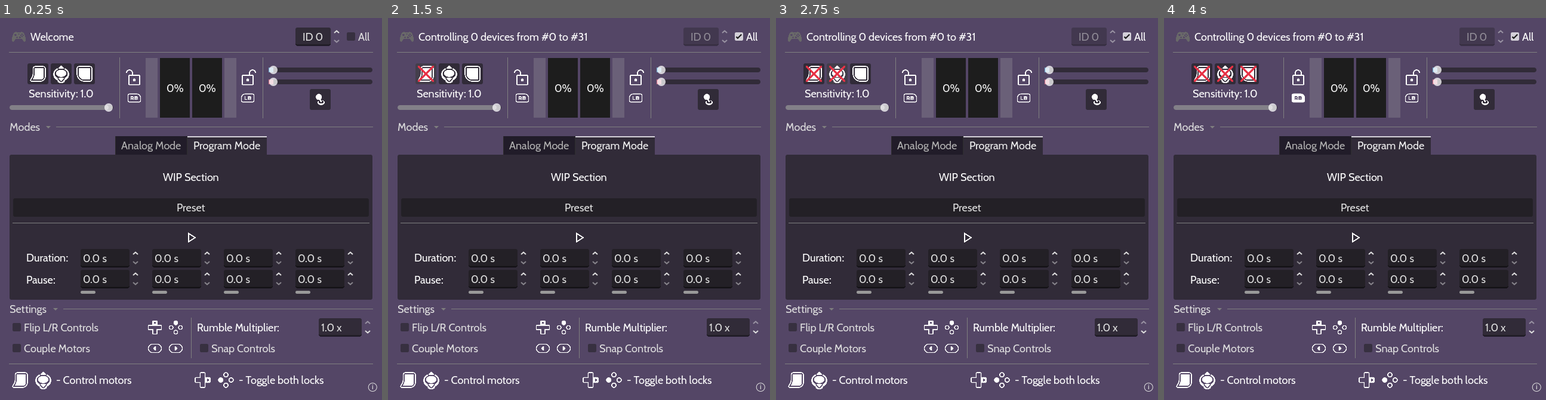
Above: before the commit, frames 1-4 (left to right).
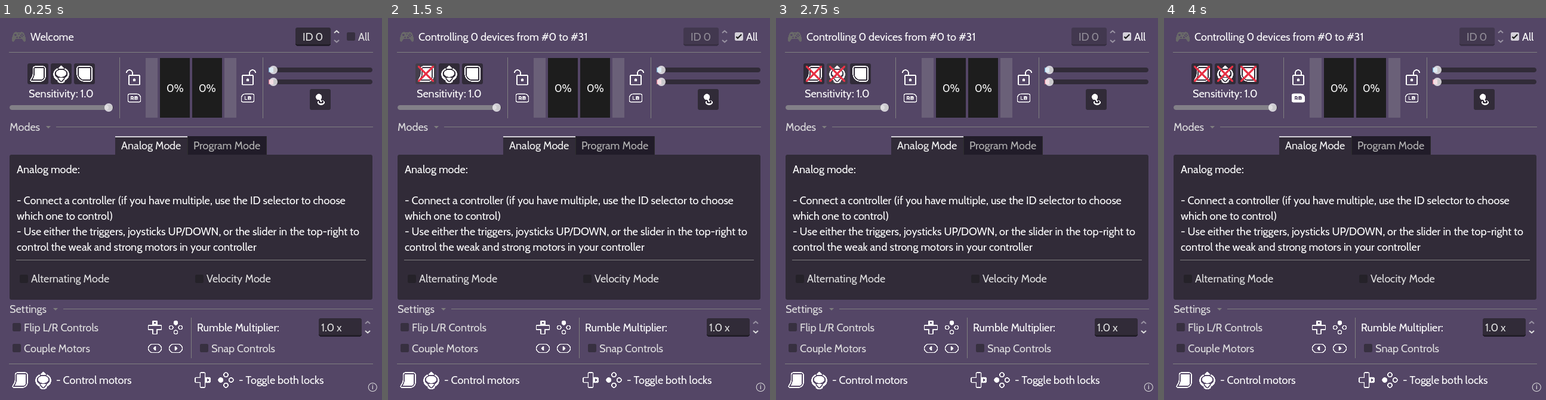
Above: after the commit, the same moments.

Repository: leosefcik/controller-rumble-tool
Game: Godot game, scene res://main.tscn
Two runs of this game, one before a commit and one after it. Both use one fixed random seed, a clock stepped at 60 frames per second and the inputs below.
Inputs (mouse positions are in pixels of both pictures, inside the frame that each line leads up to):
- Up to frame 1 (0.25 s): no input
- Up to frame 2 (1.5 s): click "All" at 0.5 s; click (426, 75) at 1.25 s
- Up to frame 3 (2.75 s): click (837, 75) at 2 s
- Up to frame 4 (4 s): click (1248, 75) at 2.75 s; click (1297, 86) at 3.5 s

The runs differ from the first frame. In frame 1, 4.8% of the frame differs, in the area x 3-97%, y 30-73%; in frame 2, 4.8%; in frame 3, 4.8%; in frame 4, 4.8%.

Commit message:
big moving phase 1
moved global settings to its autoload, made scripts for what will be separated behaviors

Diff:
--- a/main.gd
+++ b/main.gd
@@ -15,21 +15,6 @@
 
 @export var MOUSE_STICKY_GLYPH: CompressedTexture2D
 @export var MOUSE_SNAP_GLPYH: CompressedTexture2D
-
-var controller_id := 0
-var controller_name := "Empty"
-var control_all_ids := false
-const CONTROLLER_ID_RANGE = 32 # an arbitrarily hardcoded amount of max controllers
-
-var rumble_multiplier := 1.0
-var flipped := false
-var coupled := false
-var incremented := false
-
-var trigger_enabled := true
-var joystick_enabled := true
-var shoulder_enabled := true
-var control_sensitivty := 1.0
 
 var mouse_sticky_enabled := false
 
@@ -102,7 +87,7 @@
 	var right_joy_mag := 0.0
 	var right_trigger_mag := 0.0
 
-	if joystick_enabled:
+	if Settings.joystick_enabled:
 		left_joy_mag = maxf(
 		Input.get_action_strength("increase_rumble_left"),
 		Input.get_action_strength("decrease_rumble_left")
@@ -112,20 +97,20 @@
 		Input.get_action_strength("decrease_rumble_right")
 		)
 
-	if trigger_enabled:
+	if Settings.trigger_enabled:
 		left_trigger_mag = Input.get_action_strength("increase_rumble_trigger_left")
 		right_trigger_mag = Input.get_action_strength("increase_rumble_trigger_right")
 
 	# Gets bigger of either joy/trigger, divs by sensitivity and caps it to 1.0
-	var left_magnitude := minf(maxf(left_joy_mag, left_trigger_mag) / control_sensitivty, 1.0)
-	var right_magnitude := minf(maxf(right_joy_mag, right_trigger_mag) / control_sensitivty, 1.0)
+	var left_magnitude := minf(maxf(left_joy_mag, left_trigger_mag) / Settings.control_sensitivty, 1.0)
+	var right_magnitude := minf(maxf(right_joy_mag, right_trigger_mag) / Settings.control_sensitivty, 1.0)
 
 	# Mapping the controls
-	if coupled:
+	if Settings.coupled:
 		var combined_desired := maxf(left_magnitude, right_magnitude)
 		weak_desired = combined_desired
 		strong_desired = combined_desired
-	elif not flipped:
+	elif not Settings.flipped:
 		weak_desired = left_magnitude
 		strong_desired = right_magnitude
 	else:
@@ -135,7 +120,7 @@
 	weak_desired = maxf(weak_desired, %WeakSlider.value)
 	strong_desired = maxf(strong_desired, %StrongSlider.value)
 
-	if incremented:
+	if Settings.incremented:
 		strong_desired = snappedf(strong_desired, 0.1)
 		weak_desired = snappedf(weak_desired, 0.1)
 
@@ -159,9 +144,9 @@
 	var fix := _get_fix_multiplier()
 
 	# Regular vs. "All" mode
-	if not control_all_ids: _continuous_vibration(controller_id, fix)
-	else:
-		for i in range(CONTROLLER_ID_RANGE):
+	if not Settings.control_all_ids: _continuous_vibration(Settings.controller_id, fix)
+	else:
+		for i in range(Settings.CONTROLLER_ID_RANGE):
 			_continuous_vibration(i, fix)
 
 	# Alternating mode check - readies hit_zero check if motors in use
@@ -174,8 +159,8 @@
 func _continuous_vibration(id: int, fix: float) -> void:
 	Input.start_joy_vibration(
 		id,
-		weak_power * rumble_multiplier * fix,
-		strong_power * rumble_multiplier * fix,
+		weak_power * Settings.rumble_multiplier * fix,
+		strong_power * Settings.rumble_multiplier * fix,
 		0.0)
 
 # Every 2 seconds of _process, make the current frame a fix frame
@@ -199,14 +184,14 @@
 	%StrongLock.texture = LOCK_ICON if strong_locked else UNLOCK_ICON
 
 	if not weak_locked:
-		%WeakLockGlyph.texture = LB_OFF_GLYPH if not flipped else RB_OFF_GLYPH
-	else:
-		%WeakLockGlyph.texture = LB_ON_GLYPH if not flipped else RB_ON_GLYPH
+		%WeakLockGlyph.texture = LB_OFF_GLYPH if not Settings.flipped else RB_OFF_GLYPH
+	else:
+		%WeakLockGlyph.texture = LB_ON_GLYPH if not Settings.flipped else RB_ON_GLYPH
 
 	if not strong_locked:
-		%StrongLockGlyph.texture = RB_OFF_GLYPH if not flipped else LB_OFF_GLYPH
-	else:
-		%StrongLockGlyph.texture = RB_ON_GLYPH if not flipped else LB_ON_GLYPH
+		%StrongLockGlyph.texture = RB_OFF_GLYPH if not Settings.flipped else LB_OFF_GLYPH
+	else:
+		%StrongLockGlyph.texture = RB_ON_GLYPH if not Settings.flipped else LB_ON_GLYPH
 
 	# Disabled after changing the controls
 	#%FlipControlsGlyph.texture = SELECT_OFF_GLYPH if not flipped else SELECT_ON_GLYPH
@@ -233,17 +218,17 @@
 		%FlipControls.button_pressed = !%FlipControls.button_pressed
 
 	elif event.is_action_pressed("lock_rumble_left"):
-		if not shoulder_enabled: return
-
-		if coupled: _toggle_locks(1,1)
-		elif not flipped: _toggle_locks(1,0)
+		if not Settings.shoulder_enabled: return
+
+		if Settings.coupled: _toggle_locks(1,1)
+		elif not Settings.flipped: _toggle_locks(1,0)
 		else: _toggle_locks(0,1)
 
 	elif event.is_action_pressed("lock_rumble_right"):
-		if not shoulder_enabled: return
-
-		if coupled: _toggle_locks(1,1)
-		elif not flipped: _toggle_locks(0,1)
+		if not Settings.shoulder_enabled: return
+
+		if Settings.coupled: _toggle_locks(1,1)
+		elif not Settings.flipped: _toggle_locks(0,1)
 		else: _toggle_locks(1,0)
 
 	elif event.is_action_pressed("lock_both_rumbles"):
@@ -262,22 +247,22 @@
 
 # Checks for controller name every 0.5 seconds
 func _on_controller_check_timer_timeout() -> void:
-	if not control_all_ids:
-		var current_controller_name := Input.get_joy_name(controller_id)
-		if current_controller_name != controller_name:
-			controller_name = current_controller_name
-
-			if not controller_name:
-				%NameLabel.text = "No device detected on ID #" + str(controller_id)
-				if controller_id != 0: %NameLabel.text += " (try #0)"
+	if not Settings.control_all_ids:
+		var current_controller_name := Input.get_joy_name(Settings.controller_id)
+		if current_controller_name != Settings.controller_name:
+			Settings.controller_name = current_controller_name
+
+			if not Settings.controller_name:
+				%NameLabel.text = "No device detected on ID #" + str(Settings.controller_id)
+				if Settings.controller_id != 0: %NameLabel.text += " (try #0)"
 				%ControllerStatusIcon.modulate = Color.DIM_GRAY
 			else:
-				%NameLabel.text = controller_name
+				%NameLabel.text = Settings.controller_name
 				%ControllerStatusIcon.modulate = Color.WHITE
 
 	else: # "All" checked
 		var connected_count := 0
-		for i in range(CONTROLLER_ID_RANGE):
+		for i in range(Settings.CONTROLLER_ID_RANGE):
 			if Input.get_joy_name(i) != "":
 				connected_count += 1
 		%NameLabel.text = str("Controlling ", connected_count, " devices from #0 to #31")
@@ -286,17 +271,17 @@
 
 func _on_controller_id_box_value_changed(value: float) -> void:
 	# this is changed so the label update in _on_controller_check_timer_timeout() triggers
-	controller_name = "asdfasf"
-	controller_id = int(value)
+	Settings.controller_name = "asdfasf"
+	Settings.controller_id = int(value)
 
 
 func _on_all_ids_box_toggled(toggled_on: bool) -> void:
-	control_all_ids = toggled_on
+	Settings.control_all_ids = toggled_on
 	if toggled_on: %ControllerIdBox.editable = false
 	else: %ControllerIdBox.editable = true
 
 	# this is changed so the label update in _on_controller_check_timer_timeout() triggers
-	controller_name = "asdfasf"
+	Settings.controller_name = "asdfasf"
 
 ### TAB NAVIGATION
 
@@ -306,7 +291,7 @@
 
 
 func _reset_rumble() -> void:
-	Input.stop_joy_vibration(controller_id)
+	Input.stop_joy_vibration(Settings.controller_id)
 	weak_desired = 0.0
 	strong_desired = 0.0
 	_update_desired_gauges(0.0, 0.0)
@@ -319,54 +304,54 @@
 
 func _on_weak_lock_button_pressed() -> void:
 	_toggle_locks(1,0)
-	if coupled: _toggle_locks(0,1)
+	if Settings.coupled: _toggle_locks(0,1)
 
 func _on_strong_lock_button_pressed() -> void:
 	_toggle_locks(0,1)
-	if coupled: _toggle_locks(1,0)
+	if Settings.coupled: _toggle_locks(1,0)
 
 ## TOGLGES
 
 func _on_trigger_toggle_pressed() -> void:
-	trigger_enabled = !trigger_enabled
-	if trigger_enabled: %TriggerToggleX.hide()
+	Settings.trigger_enabled = !Settings.trigger_enabled
+	if Settings.trigger_enabled: %TriggerToggleX.hide()
 	else: %TriggerToggleX.show()
 
 func _on_joystick_toggle_pressed() -> void:
-	joystick_enabled = !joystick_enabled
-	if joystick_enabled: %JoystickToggleX.hide()
+	Settings.joystick_enabled = !Settings.joystick_enabled
+	if Settings.joystick_enabled: %JoystickToggleX.hide()
 	else: %JoystickToggleX.show()
 
 func _on_shoulder_toggle_pressed() -> void:
-	shoulder_enabled = !shoulder_enabled
-	if shoulder_enabled: %ShoulderToggleX.hide()
+	Settings.shoulder_enabled = !Settings.shoulder_enabled
+	if Settings.shoulder_enabled: %ShoulderToggleX.hide()
 	else: %ShoulderToggleX.show()
 
 func _on_control_sensitivity_slider_value_changed(value: float) -> void:
-	control_sensitivty = value
+	Settings.control_sensitivty = value
 	%ControlSensitivityLabel.text = str("Sensitivity: ", value)
 
 
 ### SETTINGS
 
 func _on_multiplier_box_value_changed(value: float) -> void:
-	rumble_multiplier = value
+	Settings.rumble_multiplier = value
 
 func _on_flip_controls_toggled(toggled_on: bool) -> void:
-	flipped = toggled_on
+	Settings.flipped = toggled_on
 	# Flip mouse slides too. A bit ugly but eh
 	if toggled_on: %WeakSlider.get_parent().move_child(%WeakSlider, 2)
 	else: %WeakSlider.get_parent().move_child(%WeakSlider, 1)
 	_update_glyphs() # to update LB/RB glyphs
 
 func _on_couple_motors_toggled(toggled_on: bool) -> void:
-	coupled = toggled_on
+	Settings.coupled = toggled_on
 	weak_locked = false
 	strong_locked = false
 	_update_glyphs() # to update LB/RB glyphs
 
 func _on_snap_controls_toggled(toggled_on: bool) -> void:
-	incremented = toggled_on
+	Settings.incremented = toggled_on
 
 
 
@@ -402,11 +387,11 @@
 	strong_slider_in_use = true
 
 func _on_weak_slider_value_changed(value: float) -> void:
-	if coupled and not strong_slider_in_use:
+	if Settings.coupled and not strong_slider_in_use:
 		%StrongSlider.value = value
 
 func _on_strong_slider_value_changed(value: float) -> void:
-	if coupled and not weak_slider_in_use:
+	if Settings.coupled and not weak_slider_in_use:
 		%WeakSlider.value = value
 
 func _on_weak_slider_drag_ended(_value_changed: bool) -> void:
--- a/main.tscn
+++ b/main.tscn
@@ -16,6 +16,7 @@
 [ext_resource type="Texture2D" uid="uid://cydtbpei7bv56" path="res://icon/kenney_glyphs/Xbox Series/controller_xboxone.png" id="13_ycdy4"]
 [ext_resource type="Texture2D" uid="uid://dsw3y5kyg543j" path="res://icon/kenney_glyphs/Generic/generic_button_trigger_b_fill.png" id="14_2cqfq"]
 [ext_resource type="Texture2D" uid="uid://clyw8g54blu5p" path="res://icon/kenney_glyphs/Generic/generic_stick_vertical.png" id="14_vivmo"]
+[ext_resource type="Script" uid="uid://bcmif82n5dhw6" path="res://script/ui.gd" id="15_kq58d"]
 [ext_resource type="Texture2D" uid="uid://cgxhsima8b2d3" path="res://icon/kenney_glyphs/Flairs/flair_disabled_cross.png" id="15_yaehf"]
 [ext_resource type="Texture2D" uid="uid://c4k7h56m5qum3" path="res://icon/kenney_glyphs/Generic/generic_joystick_left.png" id="17_074og"]
 [ext_resource type="Texture2D" uid="uid://vn8gli8llxvq" path="res://icon/drop_down.svg" id="19_0odxb"]
@@ -25,8 +26,9 @@
 [ext_resource type="Texture2D" uid="uid://77sud8rl3qs8" path="res://icon/kenney_glyphs/Nintendo Switch/switch_buttons_left_outline.png" id="20_ryguw"]
 [ext_resource type="Texture2D" uid="uid://dpbkmplgtdokt" path="res://icon/kenney_glyphs/Nintendo Switch/switch_dpad_up_outline.png" id="21_d13ii"]
 [ext_resource type="Texture2D" uid="uid://cr4gsturnc2nc" path="res://icon/kenney_glyphs/Nintendo Switch/switch_buttons_up_outline.png" id="22_1u8w0"]
-[ext_resource type="Script" uid="uid://by1rf4skvhdw8" path="res://program_mode.gd" id="22_a6jrf"]
+[ext_resource type="Script" uid="uid://by1rf4skvhdw8" path="res://script/program_mode.gd" id="22_a6jrf"]
 [ext_resource type="Texture2D" uid="uid://bnlh0nq1ahiod" path="res://icon/play.svg" id="23_qsp4k"]
+[ext_resource type="Script" uid="uid://dghdn10ni5ga5" path="res://script/analog_mode.gd" id="23_seu75"]
 [ext_resource type="Texture2D" uid="uid://bc3if7fk4tikx" path="res://icon/pause.svg" id="24_kq58d"]
 [ext_resource type="Texture2D" uid="uid://cst8li6a7al6b" path="res://logo/motor_icon_v1.png" id="25_0odxb"]
 
@@ -85,6 +87,7 @@
 grow_vertical = 2
 focus_behavior_recursive = 1
 theme = ExtResource("1_0xm2m")
+script = ExtResource("15_kq58d")
 
 [node name="MainVBox" type="VBoxContainer" parent="UI"]
 layout_mode = 1
@@ -457,11 +460,11 @@
 layout_mode = 2
 size_flags_vertical = 3
 tab_alignment = 1
-current_tab = 1
+current_tab = 0
 
 [node name="Analog Mode" type="TabBar" parent="UI/MainVBox/ModeTabs"]
-visible = false
-layout_mode = 2
+layout_mode = 2
+script = ExtResource("23_seu75")
 metadata/_tab_index = 0
 
 [node name="VBoxContainer" type="VBoxContainer" parent="UI/MainVBox/ModeTabs/Analog Mode"]
@@ -524,6 +527,7 @@
 value = 1.0
 
 [node name="Program Mode" type="TabBar" parent="UI/MainVBox/ModeTabs" node_paths=PackedStringArray("PATTERN_MAKER")]
+visible = false
 layout_mode = 2
 script = ExtResource("22_a6jrf")
 PATTERN_MAKER = NodePath("VBoxContainer/PatternMaker")
--- a/project.godot
+++ b/project.godot
@@ -17,6 +17,10 @@
 run/low_processor_mode=true
 boot_splash/image="uid://bqlw2dstnbqor"
 config/icon="uid://cst8li6a7al6b"
+
+[autoload]
+
+Settings="*res://settings.gd"
 
 [debug]
 
--- /dev/null
+++ b/script/analog_mode.gd
@@ -0,0 +1,11 @@
+extends TabBar
+
+
+# Called when the node enters the scene tree for the first time.
+func _ready() -> void:
+	pass # Replace with function body.
+
+
+# Called every frame. 'delta' is the elapsed time since the previous frame.
+func _process(delta: float) -> void:
+	pass
--- /dev/null
+++ b/script/ui.gd
@@ -0,0 +1 @@
+extends Control
--- /dev/null
+++ b/settings.gd
@@ -0,0 +1,16 @@
+extends Node
+
+var controller_id := 0
+var controller_name := "Empty"
+var control_all_ids := false
+const CONTROLLER_ID_RANGE = 32 # an arbitrarily hardcoded amount of max controllers
+
+var trigger_enabled := true
+var joystick_enabled := true
+var shoulder_enabled := true
+var control_sensitivty := 1.0
+
+var rumble_multiplier := 1.0
+var flipped := false
+var coupled := false
+var incremented := false
Not shown: 1 places in main.tscn that only renumber resources
Not shown, added: script/analog_mode.gd.uid
Renamed: program_mode.gd -> script/program_mode.gd
Renamed: program_mode.gd.uid -> script/program_mode.gd.uid
Not shown, added: script/ui.gd.uid
Not shown, added: settings.gd.uid
